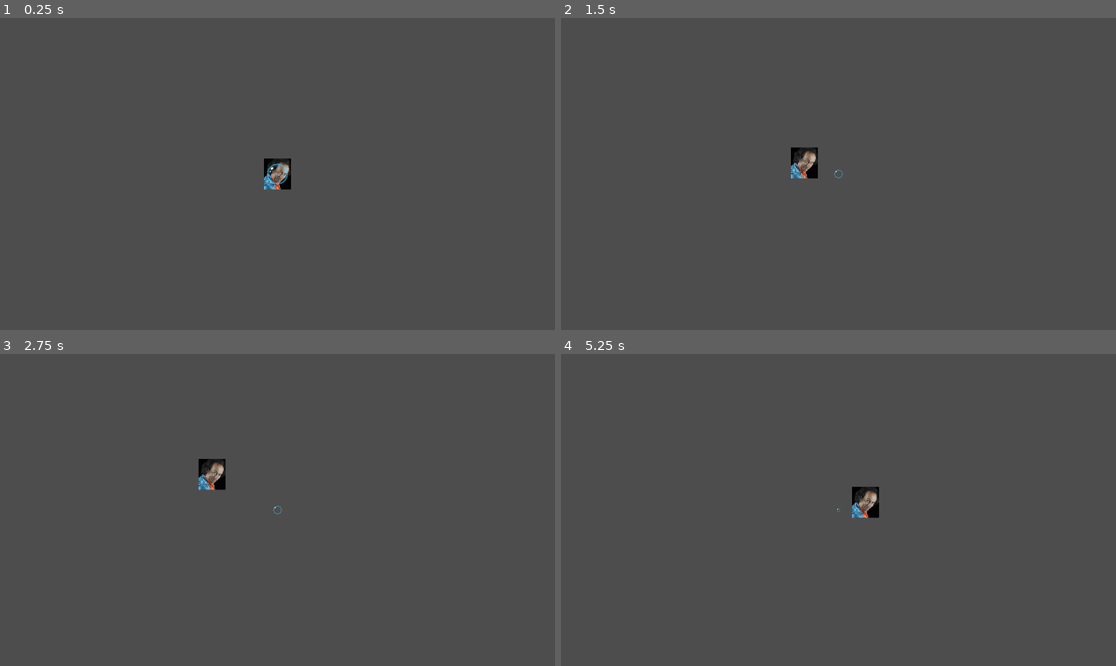
Above: before the commit, frames 1-4 (two rows, left to right).
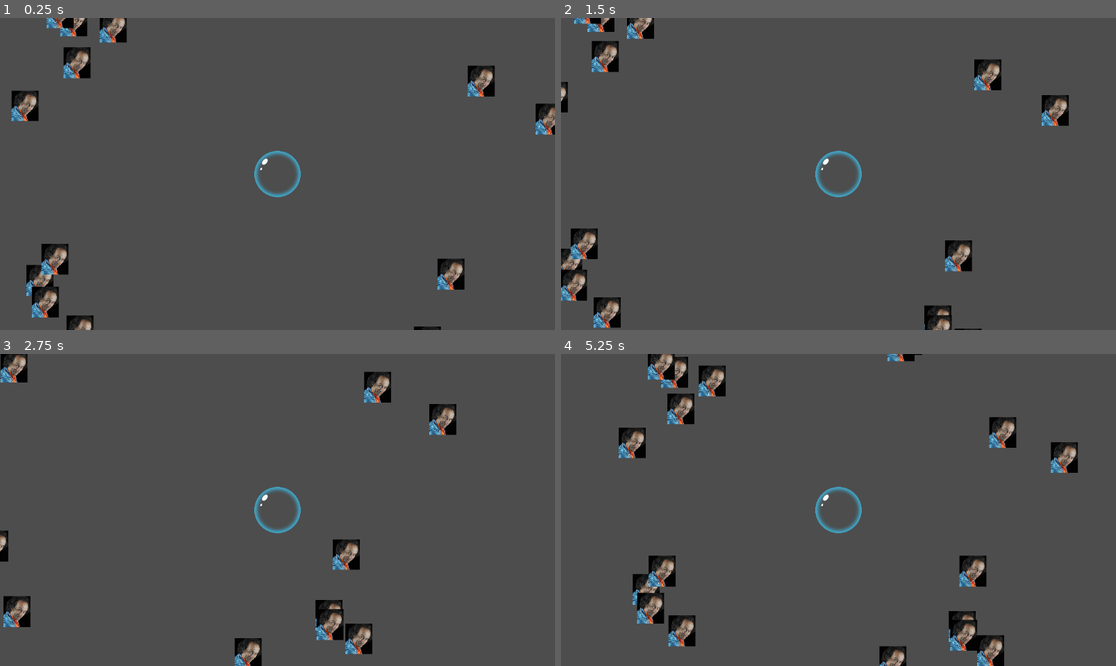
Above: after the commit, the same moments.

Repository: Zodayan/BubbleSurvivor
Game: Godot game, scene res://scenes/game.tscn
Two runs of this game, one before a commit and one after it. Both use one fixed random seed, a clock stepped at 60 frames per second and the inputs below.
Inputs:
- Up to frame 1 (0.25 s): no input
- Up to frame 2 (1.5 s): hold Right (right) 0.53-1.28 s; hold Down (down) from 1.28 s (still down)
- Up to frame 3 (2.75 s): release Down (down) at 2.03 s; hold Right (right) from 2.03 s (still down)
- Up to frame 4 (5.25 s): release Right (right) at 2.78 s; hold Up (up) 2.78-3.53 s; hold Q (left) 3.53-5.03 s; hold Down (down) from 5.03 s (still down)

The runs differ from the first frame. In frame 1, 5.2% of the frame differs, in the area x 2-100%, y 0-100%; in frame 2, 5.3%; in frame 3, 4.7%; in frame 4, 7.3%, in the area x 10-94%, y 0-100%.

Commit message:
Les ennemis peuvent apparaître n'importe où dans une zone autour du joueur

Diff:
--- a/bubblesurvior/scripts/Manager/CustomSceneTree.gd
+++ b/bubblesurvior/scripts/Manager/CustomSceneTree.gd
@@ -33,7 +33,8 @@
 
 	#Initialisation des scénes de bases
 	_levelManager.addScene("res://scenes/bubblePlayer.tscn")
-	_levelManager.addScene("res://scenes/michel.tscn")
+	for i in range(20):
+		_levelManager.addScene("res://scenes/michel.tscn")
 
 	print("Initialized:")
 	print("  Starting time: %s" % str(time_elapsed))
--- a/bubblesurvior/scripts/enemies/enemy.gd
+++ b/bubblesurvior/scripts/enemies/enemy.gd
@@ -1,7 +1,8 @@
 extends Area2D
 class_name Enemy
 
-const DELAI_DEGATS = 1 #delais de 1s pour infliger à nouveau des dégats au joueur
+const DELAI_DEGATS: float = 1 #delais de 1s pour infliger à nouveau des dégats au joueur
+const DISTANCE_APPARITION: Array[float] = [200, 300]
 var vitesse: float = 10
 var pv_max: float = 10
 var pv: float = pv_max
@@ -10,6 +11,12 @@
 var is_collision_joueur: bool = false
 var timer_collision: float = 0
 var player_body: BubblePlayer
+
+func _init() -> void:
+	# On fait apparaître l'ennemi autour du joueur
+	var angle: float = randf_range(0, 2*PI)
+	position = Vector2(	cos(angle) * randf_range(DISTANCE_APPARITION[0], DISTANCE_APPARITION[1]),
+						sin(angle) * randf_range(DISTANCE_APPARITION[0], DISTANCE_APPARITION[1]))
 
 func _process(delta: float) -> void:
 
@@ -31,9 +38,8 @@
 		if timer_collision >= DELAI_DEGATS:
 			player_body.dealDamage(degats)
 			print("player hit")
-			timer_collision -= DELAI_DEGATS
-		else:
-			timer_collision += delta
+			timer_collision = 0
+	timer_collision += delta
 
 # Se déclenche quand le joueur rentre en collision avec la collision de ce sprite
 func _on_body_entered(body: Node2D) -> void:
@@ -41,11 +47,9 @@
 	#qui va faire des dégats au joueur toutes les secondes
 	if body.is_class("CharacterBody2D"):
 		is_collision_joueur = true
-		timer_collision = 1
 		player_body = body
 
 func _on_body_exited(body: Node2D) -> void:
 
 	if body.is_class("CharacterBody2D"):
 		is_collision_joueur = false
-		timer_collision = 0
